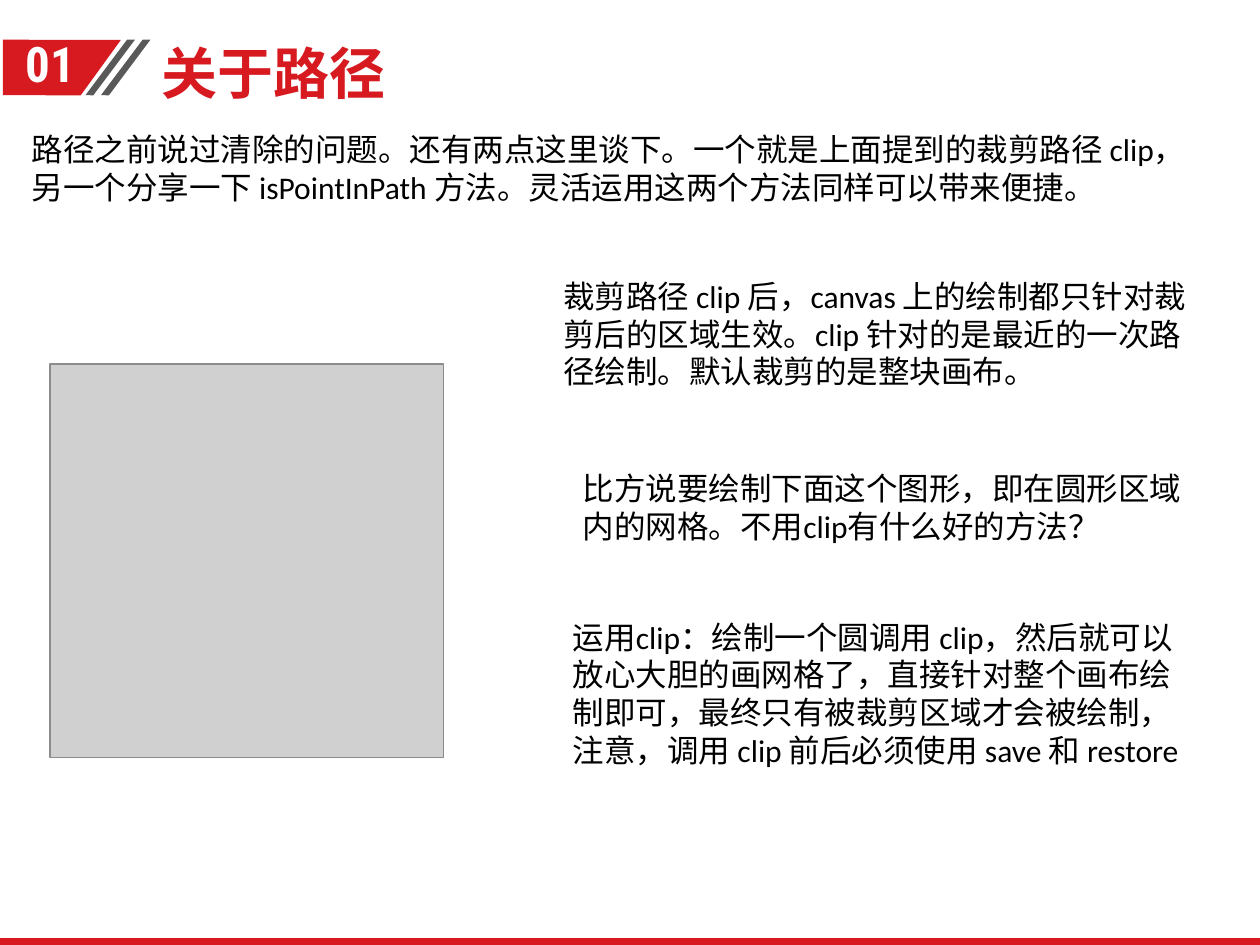
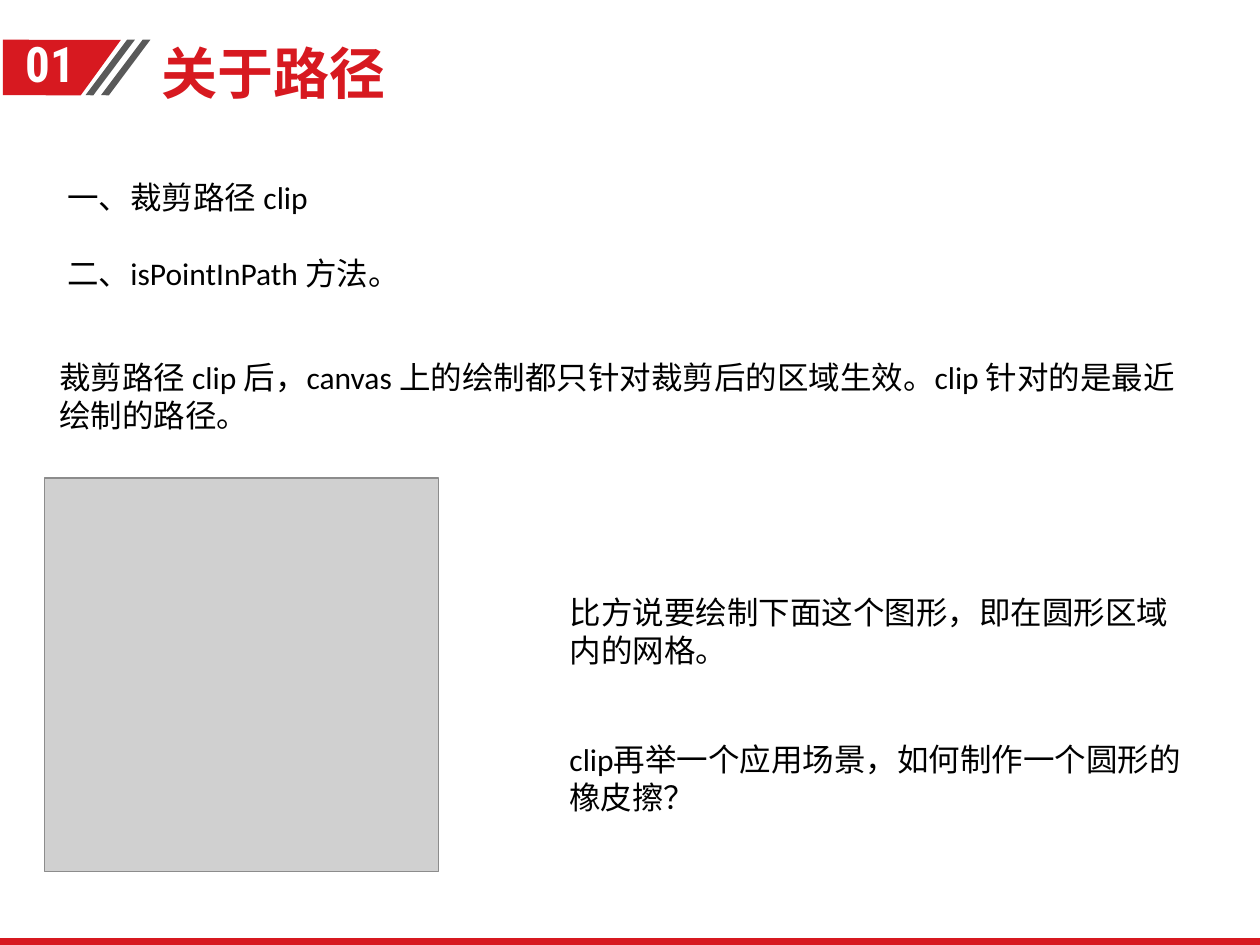
Before and after one commit to Yuchaocheng/canvas, a slide deck: slide 16 of canvas基础分享.pptx. Drawn at 1260x945 pixels with LibreOffice and Linux fonts; fonts in the diff are those of the drawing; grey boxes stand for pictures; background and template pictures are left out. Boxes give left, top, right and bottom in pixels: in the first picture for what was removed or moved away, otherwise in the second. Text is boxed around its words. In the diff, an @@ line names an element or a change of style, - is before the commit and + after.

Commit message:
ppt制作完成

```diff
--- a/canvas基础分享.pptx
+++ b/canvas基础分享.pptx
@@ text at (67, 182, 399, 288): text changed @@
-路径之前说过清除的问题。还有两点这里谈下。一个就是上面提到的裁剪路径 clip，另一个分享一下 isPointInPath 方法。灵活运用这两个方法同样可以带来便捷。
+一、裁剪路径 clip
+二、isPointInPath 方法。
@@ text at (59, 362, 1175, 430): text changed @@
-裁剪路径 clip 后，canvas 上的绘制都只针对裁剪后的区域生效。clip 针对的是最近的一次路径绘制。默认裁剪的是整块画布。
+裁剪路径 clip 后，canvas 上的绘制都只针对裁剪后的区域生效。clip 针对的是最近绘制的路径。
@@ picture: place and size @@
-picture at (50, 364, 444, 757)
+picture at (44, 478, 437, 871)
@@ text at (570, 597, 1168, 665): text changed @@
-比方说要绘制下面这个图形，即在圆形区域内的网格。不用clip有什么好的方法？
+比方说要绘制下面这个图形，即在圆形区域内的网格。
@@ text removed at (573, 622, 1178, 767) @@
-运用clip：绘制一个圆调用 clip，然后就可以放心大胆的画网格了，直接针对整个画布绘制即可，最终只有被裁剪区域才会被绘制，注意，调用 clip 前后必须使用 save 和 restore
@@ text added at (569, 745, 1180, 812), 18 pt, text #000000 @@
+clip再举一个应用场景，如何制作一个圆形的橡皮擦？
```
Also in this commit, not shown: 13 other slides changed.
